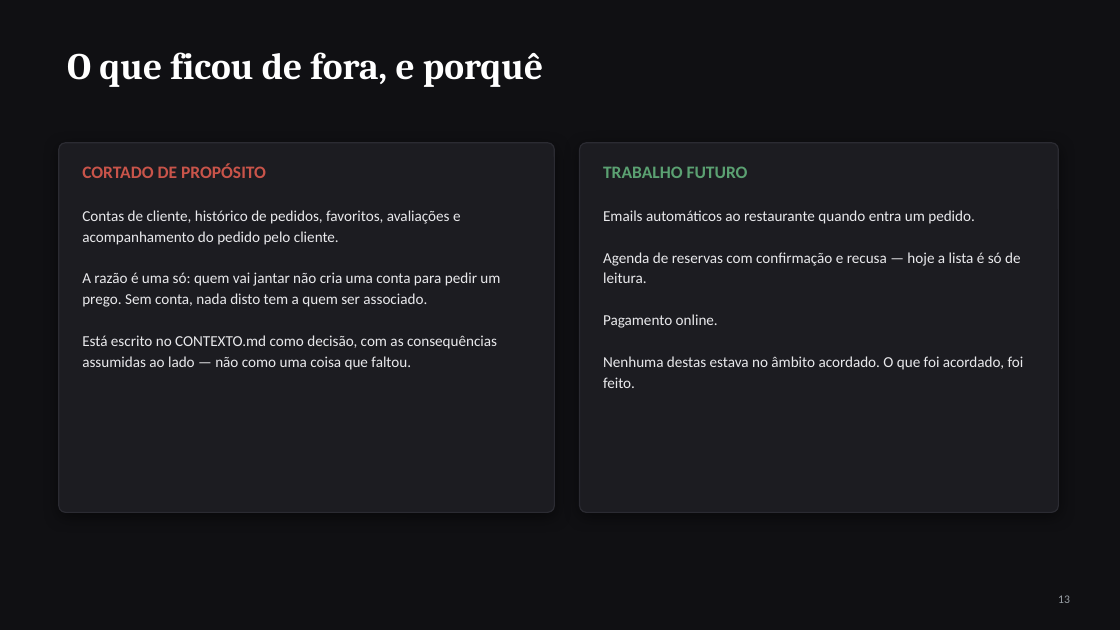
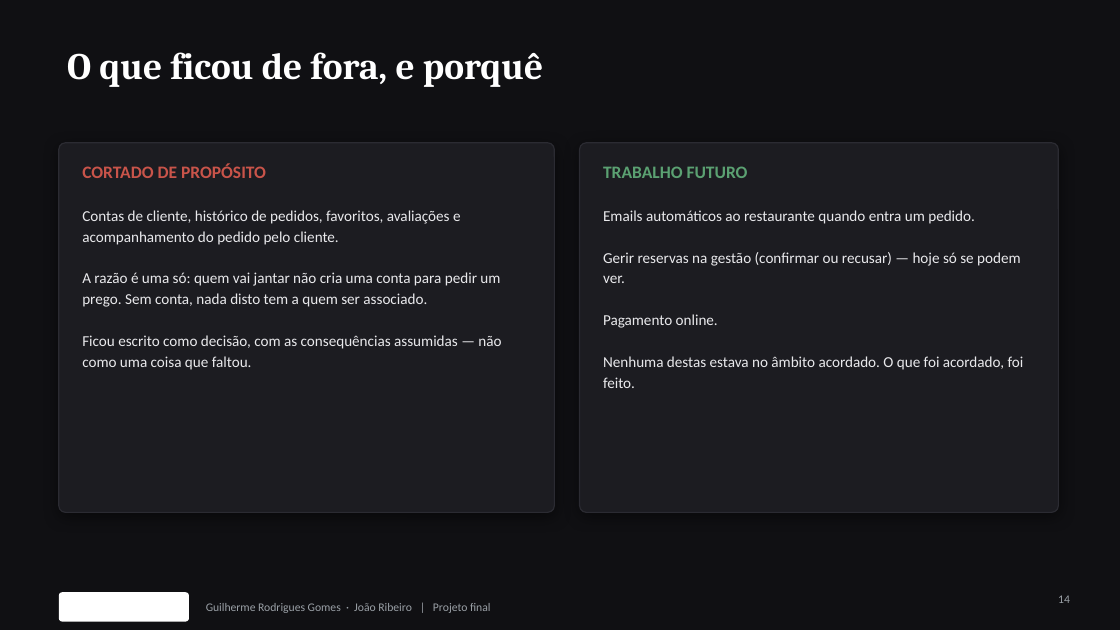
Before and after one commit to Azulindo/Projeto-Final, a slide deck: slide 14 of docs/apresentacao.pptx (slide 13 before the commit). Drawn at 1120x630 pixels with LibreOffice and Linux fonts; fonts in the diff are those of the drawing; background and template pictures are left out. Boxes give left, top, right and bottom in pixels: in the first picture for what was removed or moved away, otherwise in the second. Text is boxed around its words. In the diff, an @@ line names an element or a change of style, - is before the commit and + after.

```diff
--- a/docs/apresentacao.pptx
+++ b/docs/apresentacao.pptx
@@ text at <box>603,252,1021,283</box>: text changed @@
-Agenda de reservas com confirmação e recusa — hoje a lista é só de leitura.
+Gerir reservas na gestão (confirmar ou recusar) — hoje só se podem ver.
@@ text at <box>82,335,501,370</box>: text changed @@
-Está escrito no CONTEXTO.md como decisão, com as consequências assumidas ao lado — não como uma coisa que faltou.
+Ficou escrito como decisão, com as consequências assumidas — não como uma coisa que faltou.
@@ rounded rectangle added at <box>59,592,189,622</box>, fill #FFFFFF @@
@@ page number at <box>1058,595,1070,603</box>: text changed @@
-13
+14
@@ text added at <box>206,603,490,613</box>, 10 pt, text #9AA0A6 @@
+Guilherme Rodrigues Gomes · João Ribeiro | Projeto final
```
Also in this commit, not shown: 15 other slides changed, 1 slide added.
